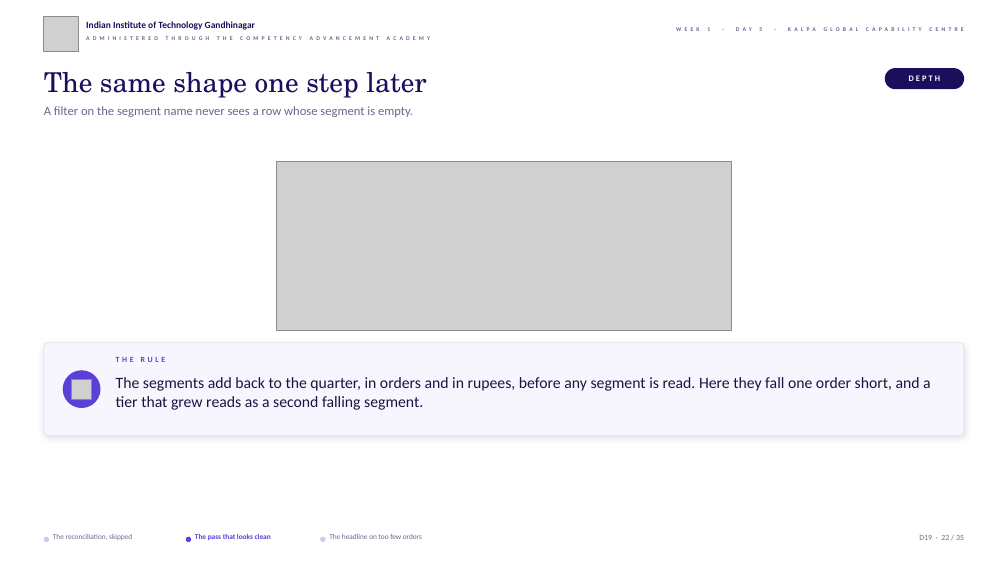
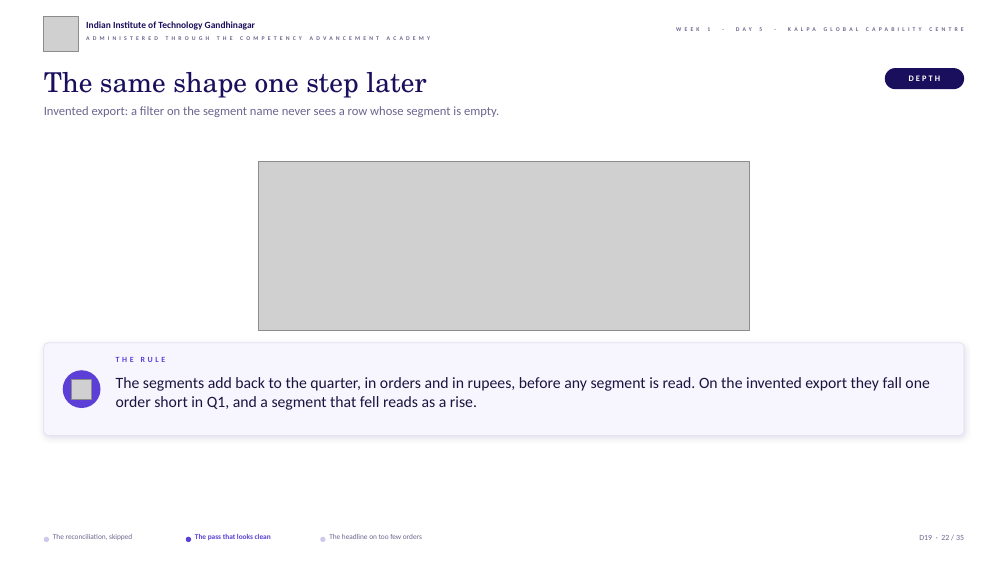
Before and after one commit to fde-academy-lab/c2-content-factory, a slide deck: slide 22 of content/W01/D5/slides/C2_W01_D05_debrief_STUDENT.pptx. Drawn at 1008x567 pixels with LibreOffice and Linux fonts; fonts in the diff are those of the drawing; grey boxes stand for pictures; background and template pictures are left out. Boxes give left, top, right and bottom in pixels: in the first picture for what was removed or moved away, otherwise in the second. Text is boxed around its words. In the diff, an @@ line names an element or a change of style, - is before the commit and + after.

```diff
--- a/content/W01/D5/slides/C2_W01_D05_debrief_STUDENT.pptx
+++ b/content/W01/D5/slides/C2_W01_D05_debrief_STUDENT.pptx
@@ text at [44, 106, 499, 117]: text changed @@
-A filter on the segment name never sees a row whose segment is empty.
+Invented export: a filter on the segment name never sees a row whose segment is empty.
@@ picture: place and size @@
-picture at [277, 162, 732, 330]
+picture at [259, 162, 749, 330]
@@ text at [116, 377, 929, 410]: text changed @@
-The segments add back to the quarter, in orders and in rupees, before any segment is read. Here they fall one order short, and a tier that grew reads as a second falling segment.
+The segments add back to the quarter, in orders and in rupees, before any segment is read. On the invented export they fall one order short in Q1, and a segment that fell reads as a rise.
```
Also in this commit, not shown: 28 other slides changed, 1 other file.
